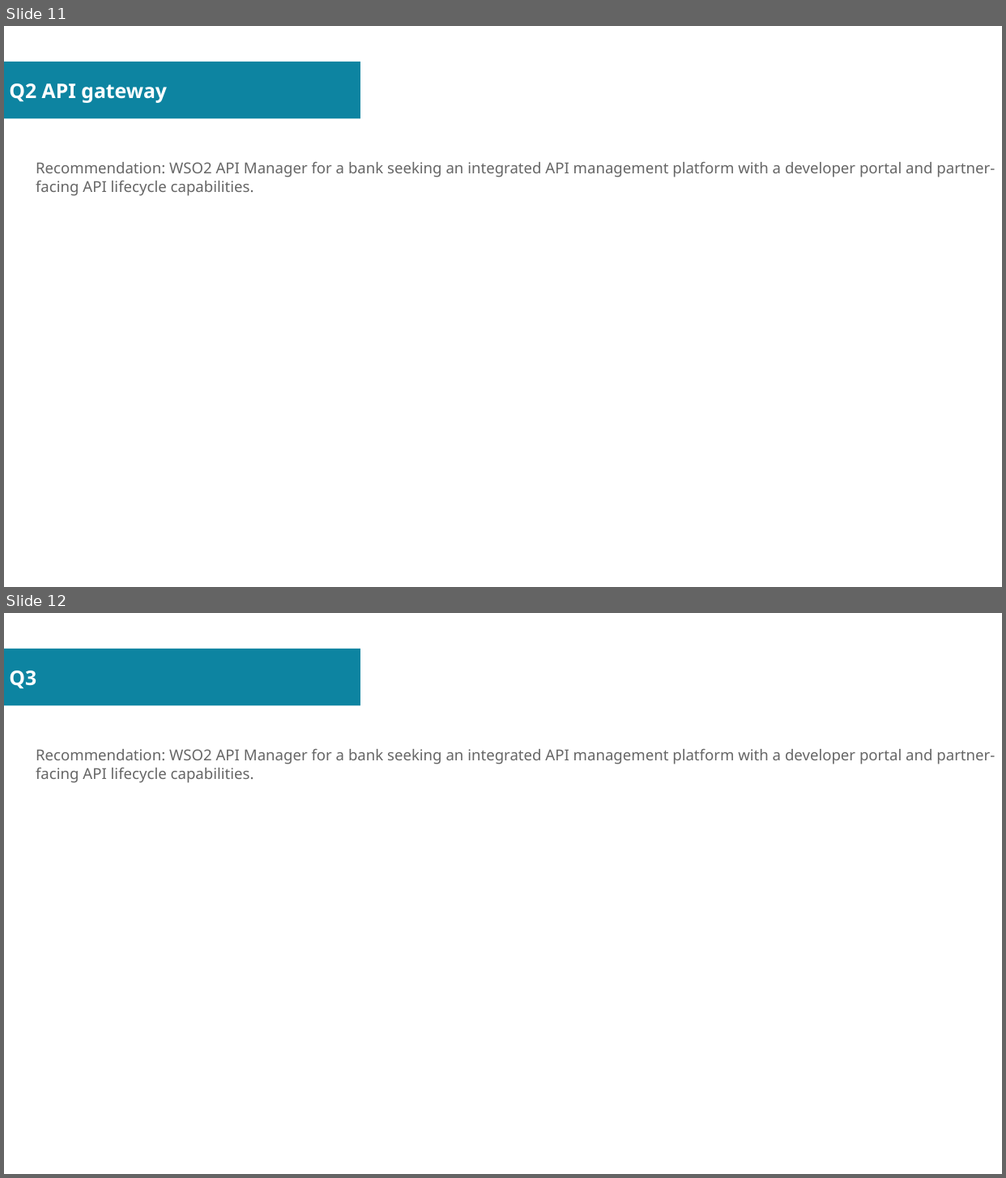
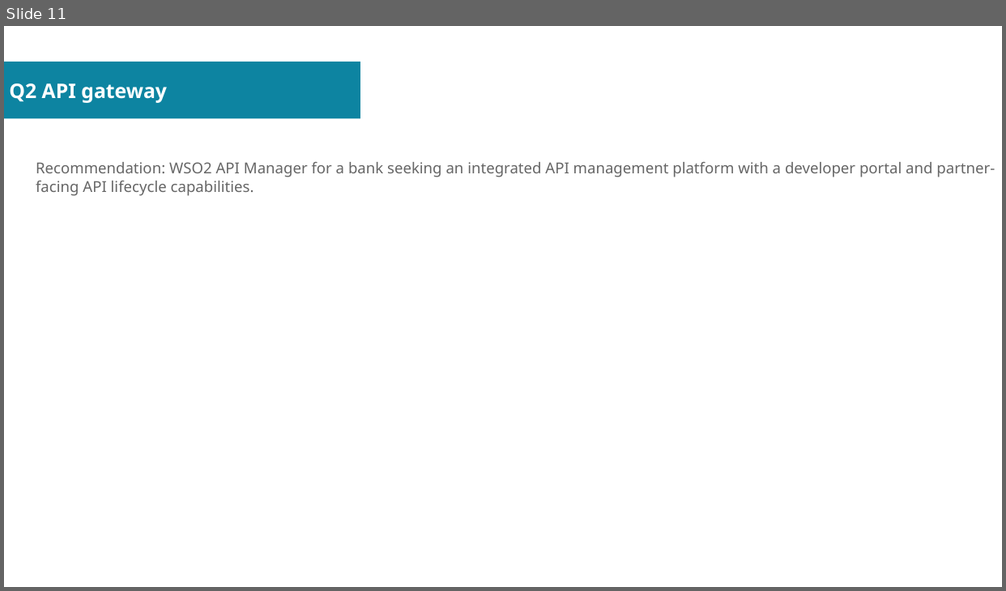
Before and after one commit to sovannotychea/ori-test, a slide deck: docs/02.odp. Shown one above the other, each under a label of ours: slides 11 and 12 before the commit, slide 11 after it. The pictures are 1006x1178 and 1006x591 pixels, drawn with LibreOffice and Linux fonts; fonts in the diff are those of the drawing. Boxes give left, top, right and bottom in pixels: in the first picture for what was removed or moved away, otherwise in the second. Text is boxed around its words. In the diff, an @@ line names an element or a change of style, - is before the commit and + after.

```diff
--- a/docs/02.odp
+++ b/docs/02.odp
@@ slide 12 removed at (x1=4, y1=613, x2=1002, y2=1174), background #FFFFFF; not listed: 1 template element that a slide beside it also shows @@
@@ title removed at (x1=9, y1=671, x2=36, y2=689) @@
-Q3
@@ text removed at (x1=36, y1=749, x2=995, y2=783) @@
-Recommendation: WSO2 API Manager for a bank seeking an integrated API management platform with a developer portal and partner-facing API lifecycle capabilities.
```
Also in this commit, not shown: 4 slides added.
